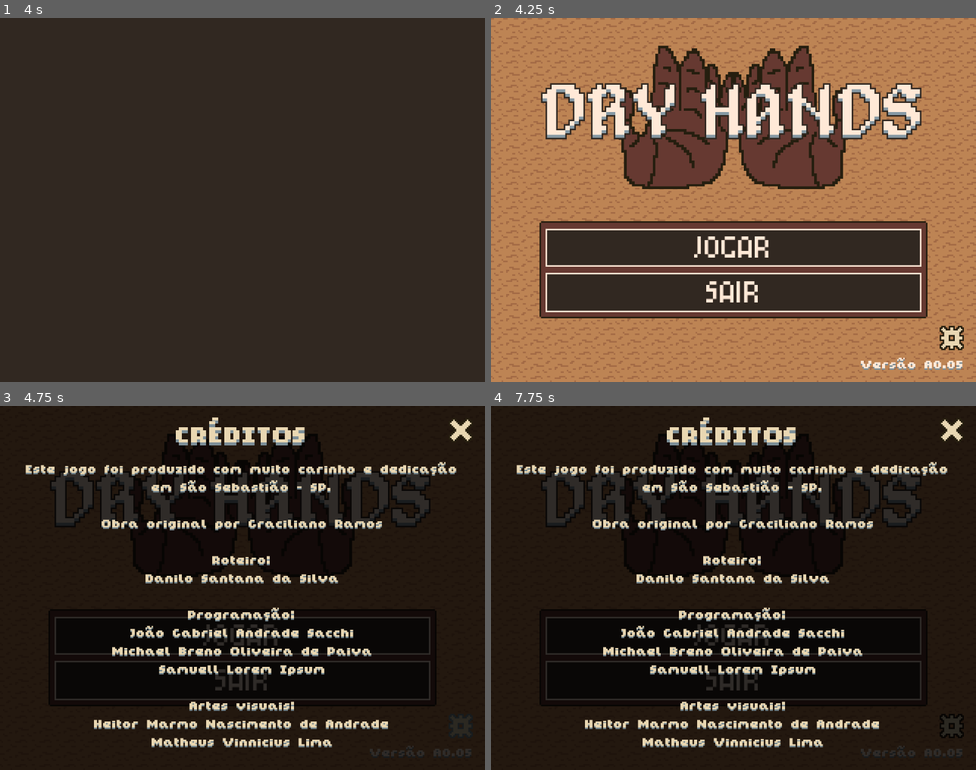
Above: before the commit, frames 1-4 (two rows, left to right).
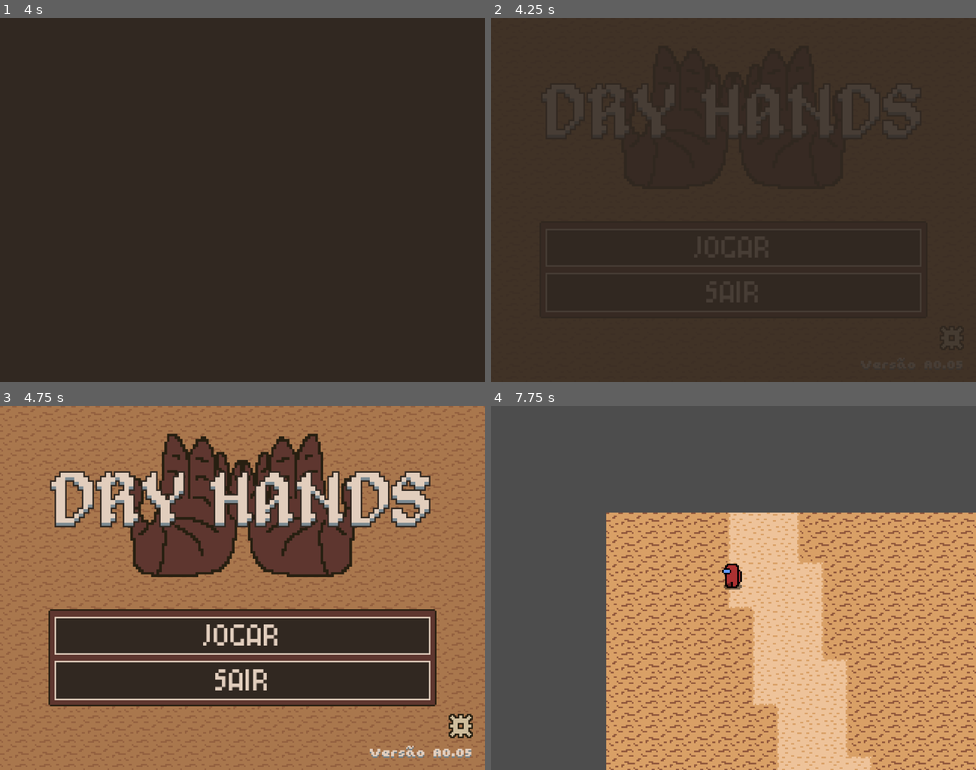
Above: after the commit, the same moments.

Repository: etecssds/dry-hands
Game: Godot game, scene res://ui/splash_screen/splash_screen.tscn
Two runs of this game, one before a commit and one after it. Both use one fixed random seed, a clock stepped at 60 frames per second and the inputs below.
Inputs (mouse positions are in pixels of both pictures, inside the frame that each line leads up to):
- Up to frame 1 (4 s): tap Enter at 0.5, 2.75 s; hold Right (move_right) 0.53-1.28 s; hold Down (move_down) 1.28-2.03 s; tap Space at 2 s; hold Right (move_right) 2.03-2.78 s; hold Up (move_up) 2.78-3.53 s; hold Left (move_left) from 3.53 s (still down)
- Up to frame 2 (4.25 s): keep holding Left (move_left); tap Escape (pause, bound only after the commit) at 4.15 s
- Up to frame 3 (4.75 s): release Left (move_left) at 4.25 s; click (460, 726) at 4.25 s
- Up to frame 4 (7.75 s): click "JOGAR" at 5 s; click (733, 635) at 5.75 s, where only the run before the commit has a clickable "JOGAR"; hold Left (move_left) 6.53-7.28 s; hold Down (move_down) from 7.28 s (still down)

Frame 1 is identical in both runs. In frame 2, 80% of the frame differs, in the area x 0-100%, y 0-100%; in frame 3, 99%; in frame 4, 99%.

Commit message:
add option to quit level with esc

Diff:
--- /dev/null
+++ b/src/levels/game_level.gd
@@ -0,0 +1,8 @@
+extends Node2D
+
+func testEsc() -> void:
+	if Input.is_action_just_pressed("pause"):
+		get_tree().change_scene_to_file("res://ui/main_menu/main_menu.tscn")
+
+func _process(delta: float) -> void:
+	testEsc()
--- a/src/levels/game_level.tscn
+++ b/src/levels/game_level.tscn
@@ -1,9 +1,11 @@
 [gd_scene format=3 uid="uid://dxcmtxgs58d7o"]
 
 [ext_resource type="PackedScene" uid="uid://cmnfjg13ow7bl" path="res://scenes/cena.tscn" id="1_cp3vr"]
+[ext_resource type="Script" uid="uid://dm5sky78qv1gs" path="res://levels/game_level.gd" id="1_d65c1"]
 [ext_resource type="PackedScene" uid="uid://cl2fk5q11iwns" path="res://characters/amogus.tscn" id="2_fyo3i"]
 
 [node name="GameLevel" type="Node2D" unique_id=2116533260]
+script = ExtResource("1_d65c1")
 
 [node name="Node2D" parent="." unique_id=163271074 instance=ExtResource("1_cp3vr")]
 
--- a/src/project.godot
+++ b/src/project.godot
@@ -52,6 +52,11 @@
 , Object(InputEventKey,"resource_local_to_scene":false,"resource_name":"","device":-1,"window_id":0,"alt_pressed":false …(183 unchanged characters)…
 ]
 }
+pause={
+"deadzone": 0.2,
+"events": [Object(InputEventKey,"resource_local_to_scene":false,"resource_name":"","device":-1,"window_id":0,"alt_pressed":false,"shift_pressed":false,"ctrl_pressed":false,"meta_pressed":false,"pressed":false,"keycode":0,"physical_keycode":4194305,"key_label":0,"unicode":0,"location":0,"echo":false,"script":null)
+]
+}
 
 [physics]
 
--- a/src/ui/main_menu/main_menu.gd
+++ b/src/ui/main_menu/main_menu.gd
@@ -2,24 +2,24 @@
 class_name MainMenu
 
 func _on_transition_animation_finished(_anim_name: StringName) -> void:
-    $Mask.visible = false
+	$Mask.visible = false
 
 func _on_play_pressed() -> void:
-    get_tree().change_scene_to_file("res://levels/game_level.tscn")
+	get_tree().change_scene_to_file("res://levels/game_level.tscn")
 
 func _on_exit_pressed() -> void:
-    get_tree().quit()
+	get_tree().quit()
 
 func _on_credits_button_pressed() -> void:
-    $CreditsContainer.visible = true
-    $CreditsContainer/CreditsTransition.play("fade_in")
+	$CreditsContainer.visible = true
+	$CreditsContainer/CreditsTransition.play("fade_in")
 
 func _on_quit_credits_button_pressed() -> void:
-    $CreditsContainer/CreditsTransition.play("fade_out")
+	$CreditsContainer/CreditsTransition.play("fade_out")
 
 func _on_credits_transition_animation_finished(anim_name: StringName) -> void:
-    if anim_name == "fade_out":
-        $CreditsContainer.visible = false
+	if anim_name == "fade_out":
+		$CreditsContainer.visible = false
 
 func _on_settings_button_pressed() -> void:
-    pass # TODO: Settings UI
+	pass # TODO: Settings UI
--- a/src/ui/main_menu/main_menu.tscn
+++ b/src/ui/main_menu/main_menu.tscn
@@ -282,7 +282,6 @@
 vertical_alignment = 2
 
 [node name="Mask" type="ColorRect" parent="." unique_id=1902865244]
-visible = false
 layout_mode = 1
 anchors_preset = 15
 anchor_right = 1.0
--- a/src/ui/splash_screen/splash_screen.gd
+++ b/src/ui/splash_screen/splash_screen.gd
@@ -1,7 +1,7 @@
 extends Control
 
 func _on_animation_player_animation_finished(anim_name: StringName) -> void:
-    if anim_name == "fade_in":
-        $Transition.play("fade_out")
-    if anim_name == "fade_out":
-        get_tree().change_scene_to_file("res://ui/main_menu/main_menu.tscn")
+	if anim_name == "fade_in":
+		$Transition.play("fade_out")
+	if anim_name == "fade_out":
+		get_tree().change_scene_to_file("res://ui/main_menu/main_menu.tscn")
Not shown, added: src/levels/game_level.gd.uid
